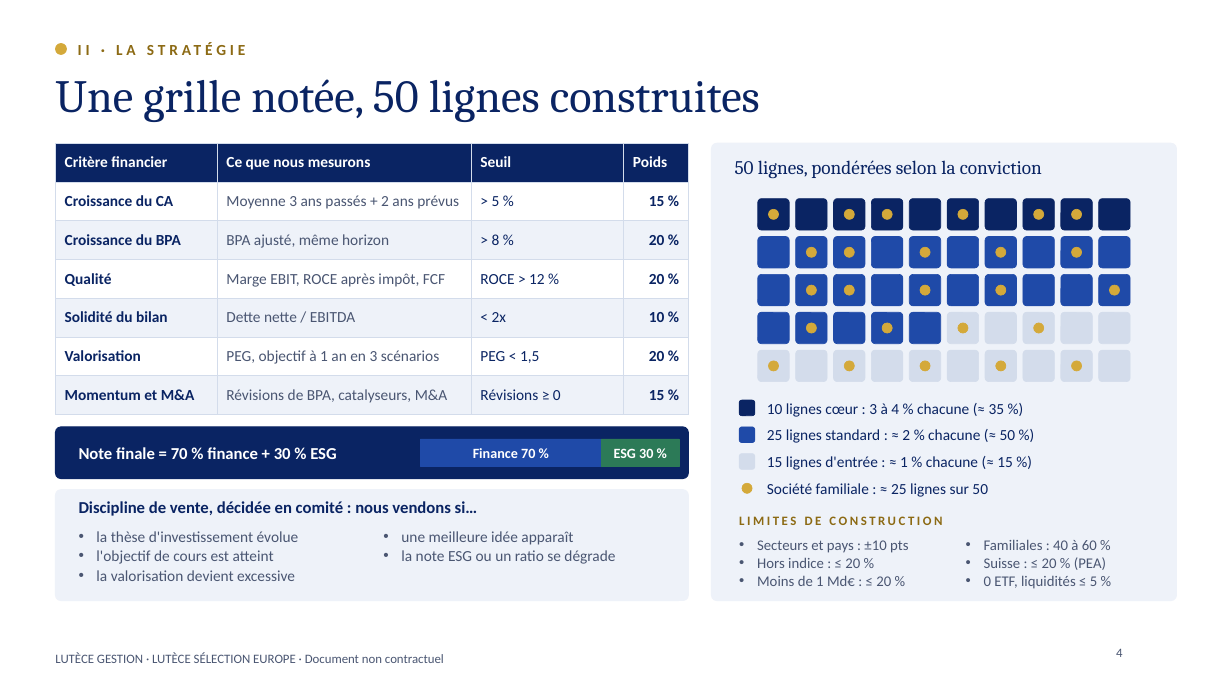
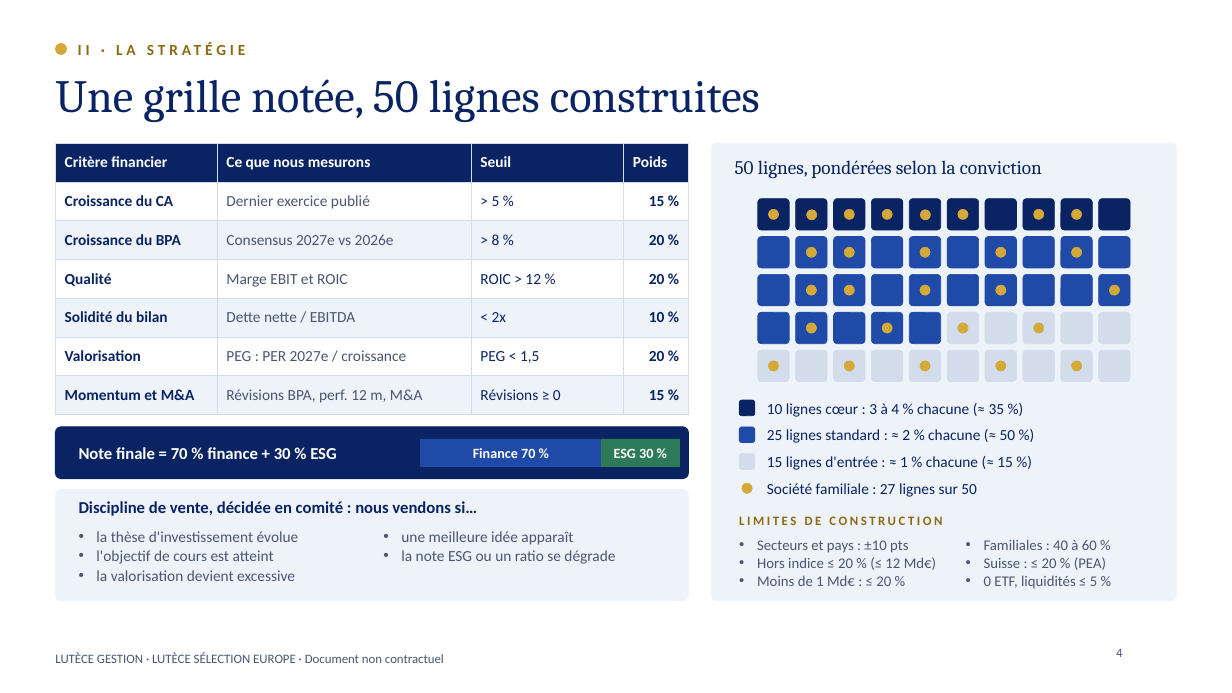
Before and after one commit to charlesarthurfrancois-sys/ponytail, a slide deck: slide 4 of student-challenge/Lutece_Selection_Europe_Student_Challenge.pptx. Drawn at 1232x693 pixels with LibreOffice and Linux fonts; fonts in the diff are those of the drawing; background and template pictures are left out. Boxes give left, top, right and bottom in pixels: in the first picture for what was removed or moved away, otherwise in the second. Text is boxed around its words. In the diff, an @@ line names an element or a change of style, - is before the commit and + after.

```diff
--- a/student-challenge/Lutece_Selection_Europe_Student_Challenge.pptx
+++ b/student-challenge/Lutece_Selection_Europe_Student_Challenge.pptx
@@ table at (55, 143, 689, 407) @@
-row 2, column 2: Moyenne 3 ans passés + 2 ans prévus
+row 2, column 2: Dernier exercice publié
-row 3, column 2: BPA ajusté, même horizon
+row 3, column 2: Consensus 2027e vs 2026e
-row 4, column 2: Marge EBIT, ROCE après impôt, FCF
+row 4, column 2: Marge EBIT et ROIC
-row 4, column 3: ROCE > 12 %
+row 4, column 3: ROIC > 12 %
-row 6, column 2: PEG, objectif à 1 an en 3 scénarios
+row 6, column 2: PEG : PER 2027e / croissance
-row 7, column 2: Révisions de BPA, catalyseurs, M&A
+row 7, column 2: Révisions BPA, perf. 12 m, M&A
@@ ellipse added at (807, 210, 817, 220), fill #D4A93A, outline #D4A93A 0.5 pt @@
@@ ellipse added at (921, 210, 931, 220), fill #D4A93A, outline #D4A93A 0.5 pt @@
@@ text at (767, 483, 977, 497): text changed @@
-Société familiale : ≈ 25 lignes sur 50
+Société familiale : 27 lignes sur 50
@@ text at (757, 557, 936, 570): text changed @@
-• Hors indice : ≤ 20 %
+• Hors indice ≤ 20 % (≤ 12 Md€)
```
Also in this commit, not shown: 7 other slides changed, 6 slides added, 1 other file.
